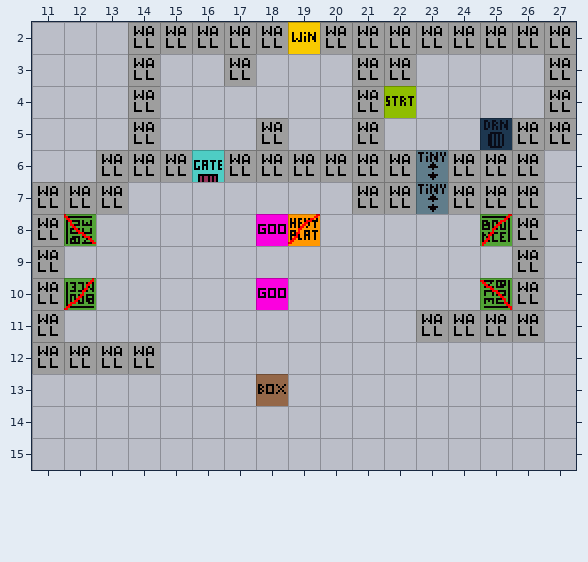
Tiled map: assets/maps/chapters/Cave01/Cave01_Level09.tmx. Above: the version before the commit.
Cells are 16x16 px. Shown: x 11..27, y 2..15.
Now the later version:
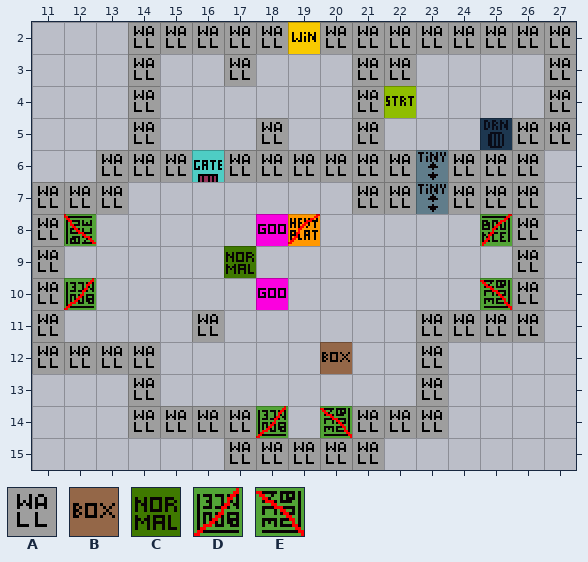
Key: from "GameplayTileset": A 2, B 10, C 27, D 29 turned 180, E 29 turned 90.
_ is an empty cell, . an unchanged one.
Message: Finished Level 09 (needs testing)
Difference:
--- layer "Gameplay"
@@ x 17..17 @@
- 9 _
+ 9 C
@@ x 14..23 @@
-11 .._.......
-12 ......_.._
-13 _...B...._
-14 _____.____
-15 ..._____..
+11 ..A.......
+12 ......B..A
+13 A..._....A
+14 AAAAD.EAAA
+15 ...AAAAA..
